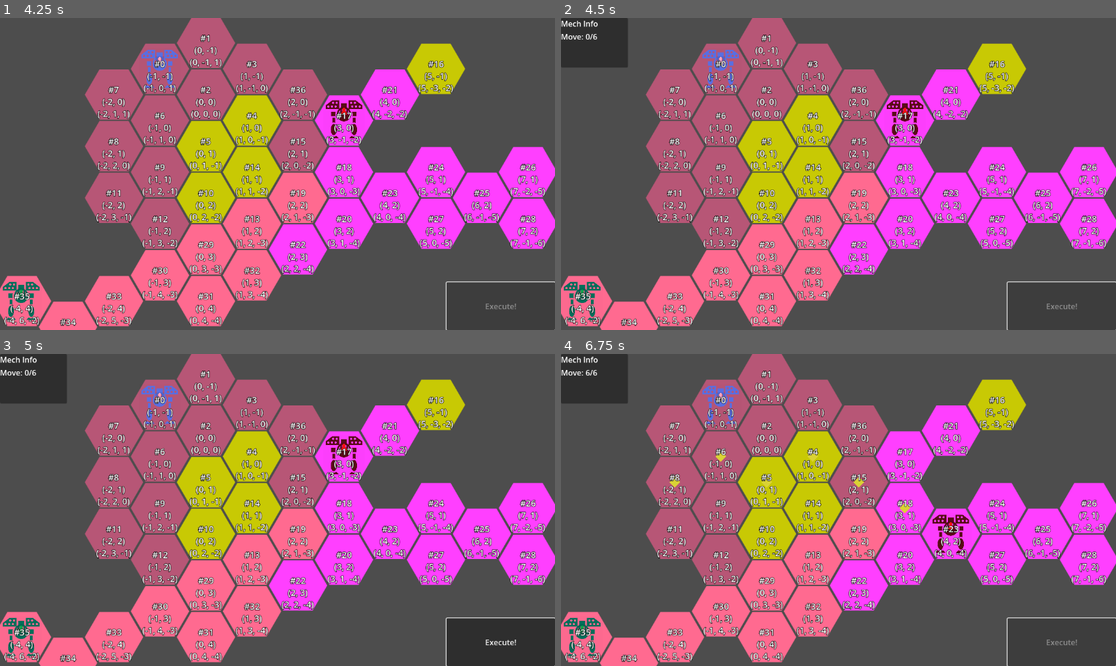
Above: before the commit, frames 1-4 (two rows, left to right).
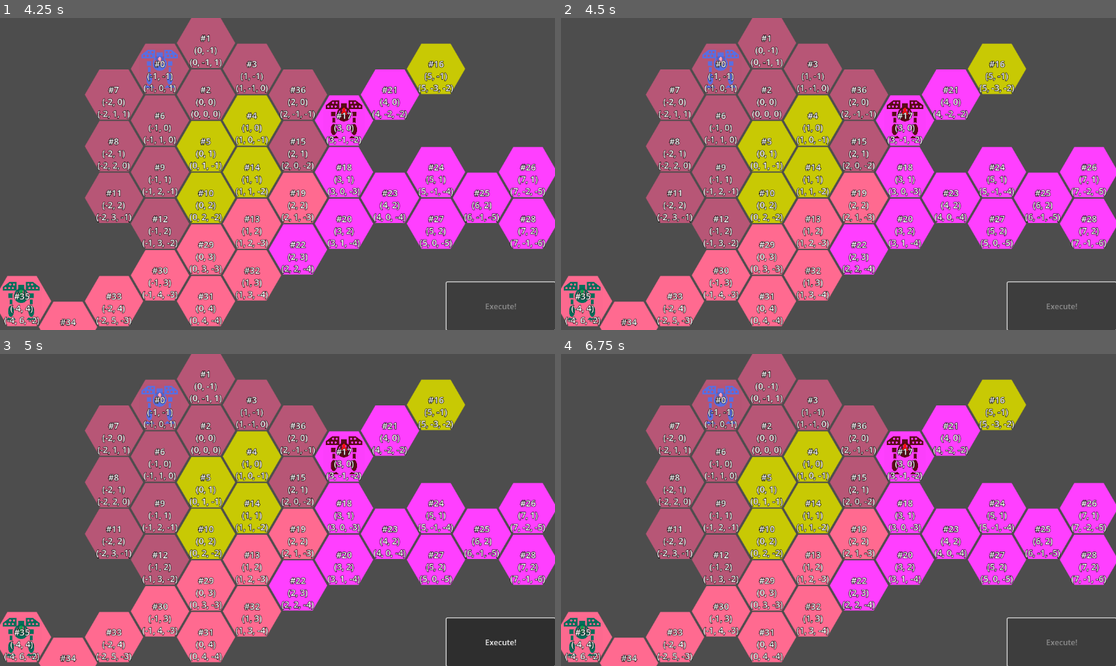
Above: after the commit, the same moments.

Repository: ArokhSlade/confetticore
Game: Godot game, scene res://game.tscn
Same seed, same stepped clock (60 frames per second), same inputs: the game is played once before the commit and once after it.
Inputs (mouse positions are in pixels of both pictures, inside the frame that each line leads up to):
- Up to frame 1 (4.25 s): click "Execute!" at 0.5 s; tap Enter at 1.25 s; move the mouse to (399, 158) at 1.27 s; click (399, 158) at 1.42 s; click "Execute!" at 2 s; tap Space at 2.75 s; move the mouse to (166, 189) at 2.77 s; click (166, 189) at 2.92 s; click "Execute!" at 3.5 s
- Up to frame 2 (4.5 s): tap Enter at 4.25 s; move the mouse to (894, 105) at 4.27 s; click (894, 105) at 4.42 s
- Up to frame 3 (5 s): no input
- Up to frame 4 (6.75 s): tap Space at 5, 6.5 s; move the mouse to (810, 572) at 5.02 s; click (810, 572) at 5.17 s; tap Enter at 5.75 s; move the mouse to (1005, 556) at 5.77 s; click (1005, 556) at 5.92 s; move the mouse to (672, 463) at 6.52 s; click (672, 463) at 6.67 s

Frame 1 is identical in both runs. In frame 2, 1.8% of the frame differs, in the area x 0-13%, y 0-16%; in frame 3, 1.8%; in frame 4, 2.7%, in the area x 0-74%, y 0-64%.

Commit message:
bugfix: don't accept input while dormant, i.e. in execution phase

Diff:
--- a/ui/player_input/player_input.gd
+++ b/ui/player_input/player_input.gd
@@ -19,8 +19,9 @@
 	hex_map = new_hex_map
 
 func _unhandled_input(event):
-	var new_state = input_state.handle_input(event)
-	try_transition_to(new_state)
+	if not dormant:
+		var new_state = input_state.handle_input(event)
+		try_transition_to(new_state)
 
 func try_transition_to(new_state):
 	if new_state != input_state:
